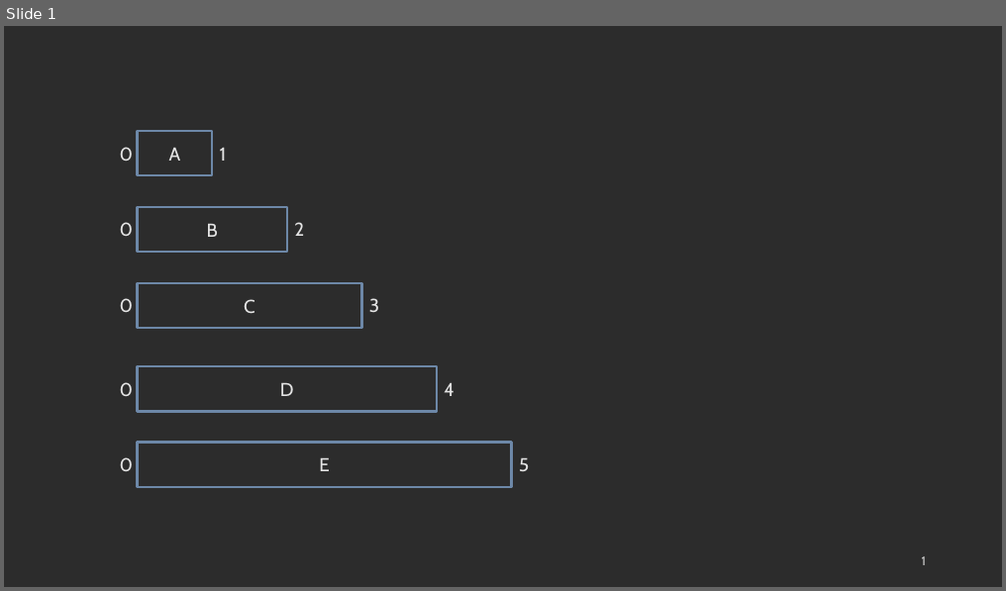
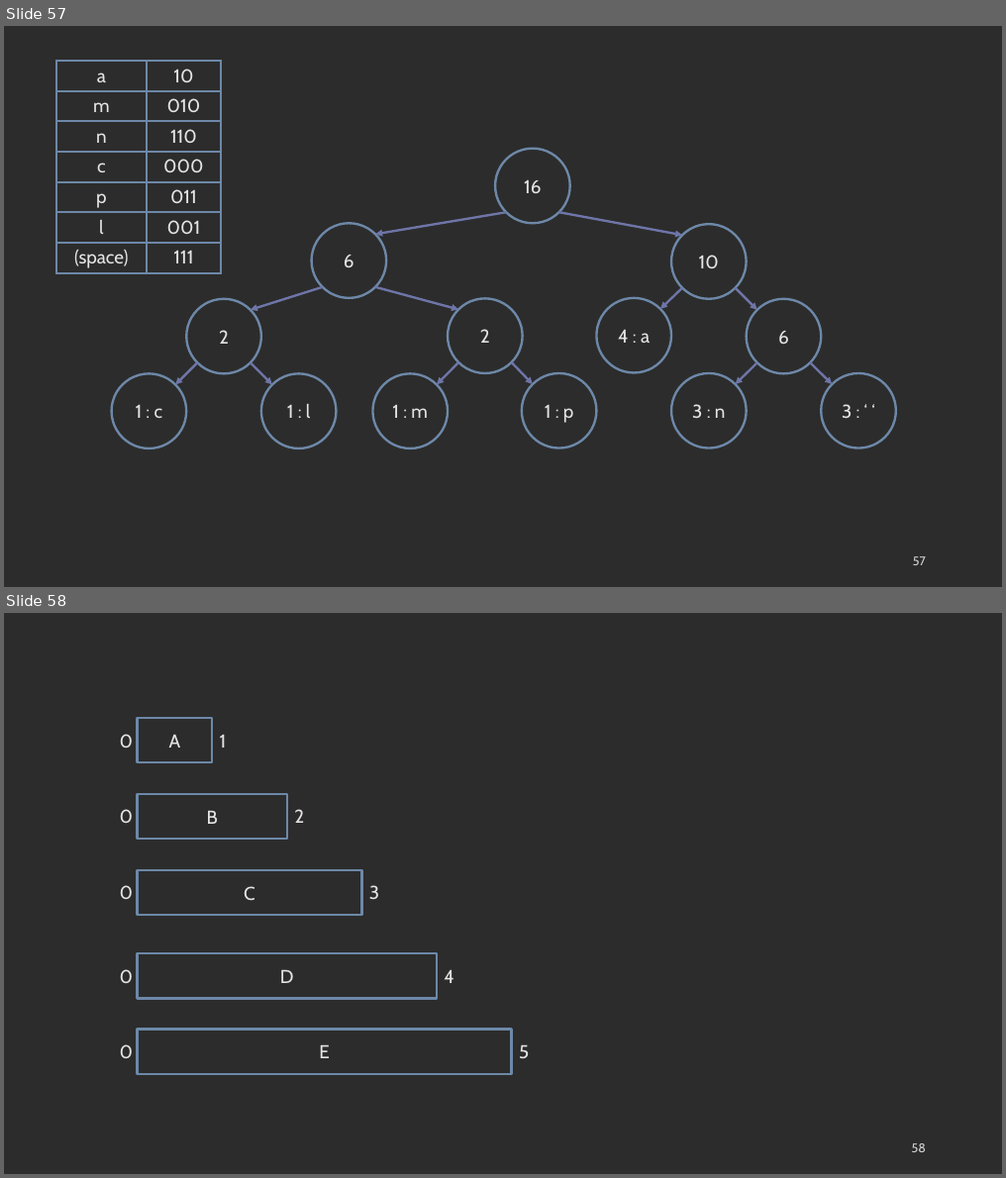
Before and after one commit to COP3530/edugator-content, a slide deck: greedy-algorithms/greedy-algorithms/images-ppt.pptx. Shown one above the other, each under a label of ours: slide 1 before the commit, slides 57 and 58 after it. The pictures are 1006x591 and 1006x1178 pixels, drawn with LibreOffice and Linux fonts; fonts in the diff are those of the drawing. Boxes give left, top, right and bottom in pixels: in the first picture for what was removed or moved away, otherwise in the second. Text is boxed around its words. In the diff, an @@ line names an element or a change of style, - is before the commit and + after.

```diff
--- a/greedy-algorithms/greedy-algorithms/images-ppt.pptx
+++ b/greedy-algorithms/greedy-algorithms/images-ppt.pptx
@@ slide 57 added at <box>4,26,1002,587</box>, background #2C2C2C @@
@@ table added at <box>56,61,221,274</box>, 7 rows, 2 columns @@
+a | 10
+m | 010
+n | 110
+c | 000
+p | 011
+l | 001
+(space) | 111
@@ ellipse added at <box>495,149,570,224</box>, outline #6D88A8 2.25 pt, 18 pt, text #E4E4E4 @@
+16
@@ ellipse added at <box>312,224,386,298</box>, outline #6D88A8 2.25 pt, 18 pt, text #E4E4E4 @@
+6
@@ arrow added from (506, 212) to (375, 234), #6E75A8 2.25 pt @@
@@ arrow added from (559, 212) to (682, 235), #6E75A8 2.25 pt @@
@@ ellipse added at <box>672,224,746,299</box>, outline #6D88A8 2.25 pt, 18 pt, text #E4E4E4 @@
+10
@@ arrow added from (322, 287) to (251, 310), #6E75A8 2.25 pt @@
@@ arrow added from (375, 287) to (458, 310), #6E75A8 2.25 pt @@
@@ arrow added from (682, 288) to (660, 309), #6E75A8 2.25 pt @@
@@ arrow added from (736, 288) to (757, 310), #6E75A8 2.25 pt @@
@@ ellipse added at <box>187,299,261,374</box>, outline #6D88A8 2.25 pt, 18 pt, text #E4E4E4 @@
+2
@@ ellipse added at <box>448,298,523,373</box>, outline #6D88A8 2.25 pt, 18 pt, text #E4E4E4 @@
+2
@@ ellipse added at <box>597,298,672,373</box>, outline #6D88A8 2.25 pt, 18 pt, text #E4E4E4 @@
+4 : a
@@ ellipse added at <box>746,299,822,374</box>, outline #6D88A8 2.25 pt, 18 pt, text #E4E4E4 @@
+6
@@ ellipse added at <box>112,374,187,449</box>, outline #6D88A8 2.25 pt, 18 pt, text #E4E4E4 @@
+1 : c
@@ arrow added from (197, 363) to (175, 384), #6E75A8 2.25 pt @@
@@ arrow added from (251, 363) to (272, 384), #6E75A8 2.25 pt @@
@@ ellipse added at <box>261,374,337,449</box>, outline #6D88A8 2.25 pt, 18 pt, text #E4E4E4 @@
+1 : l
@@ ellipse added at <box>373,374,448,449</box>, outline #6D88A8 2.25 pt, 18 pt, text #E4E4E4 @@
+1 : m
@@ arrow added from (458, 363) to (437, 384), #6E75A8 2.25 pt @@
@@ arrow added from (512, 363) to (533, 384), #6E75A8 2.25 pt @@
@@ ellipse added at <box>522,373,597,448</box>, outline #6D88A8 2.25 pt, 18 pt, text #E4E4E4 @@
+1 : p
@@ ellipse added at <box>672,373,746,448</box>, outline #6D88A8 2.25 pt, 18 pt, text #E4E4E4 @@
+3 : n
@@ arrow added from (757, 363) to (736, 384), #6E75A8 2.25 pt @@
@@ arrow added from (810, 363) to (832, 384), #6E75A8 2.25 pt @@
@@ ellipse added at <box>822,373,896,448</box>, outline #6D88A8 2.25 pt, 18 pt, text #E4E4E4 @@
+3 : ‘ ‘
@@ page number added at <box>913,557,926,566</box>, 12 pt, text #D1D1D1 @@
+57
@@ what was slide 1 is now slide 58 @@
@@ page number at <box>912,1144,926,1153</box>: text changed @@
-1
+58
```
Also in this commit, not shown: 56 other slides added, 11 other files.
